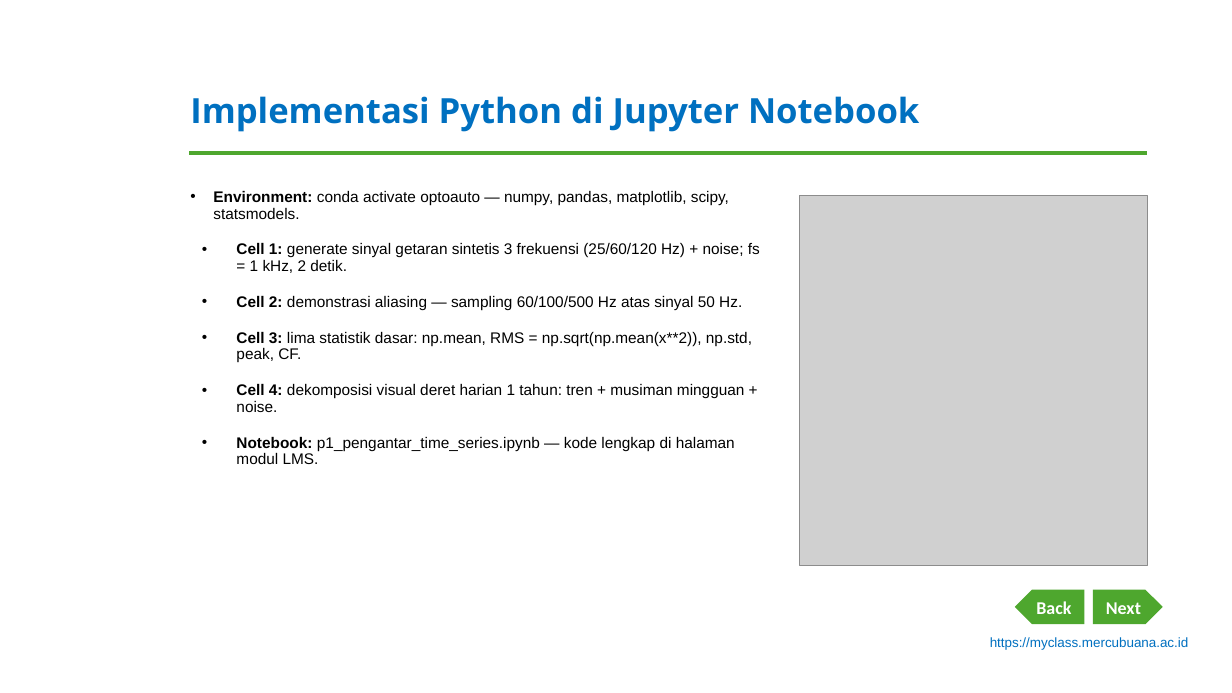
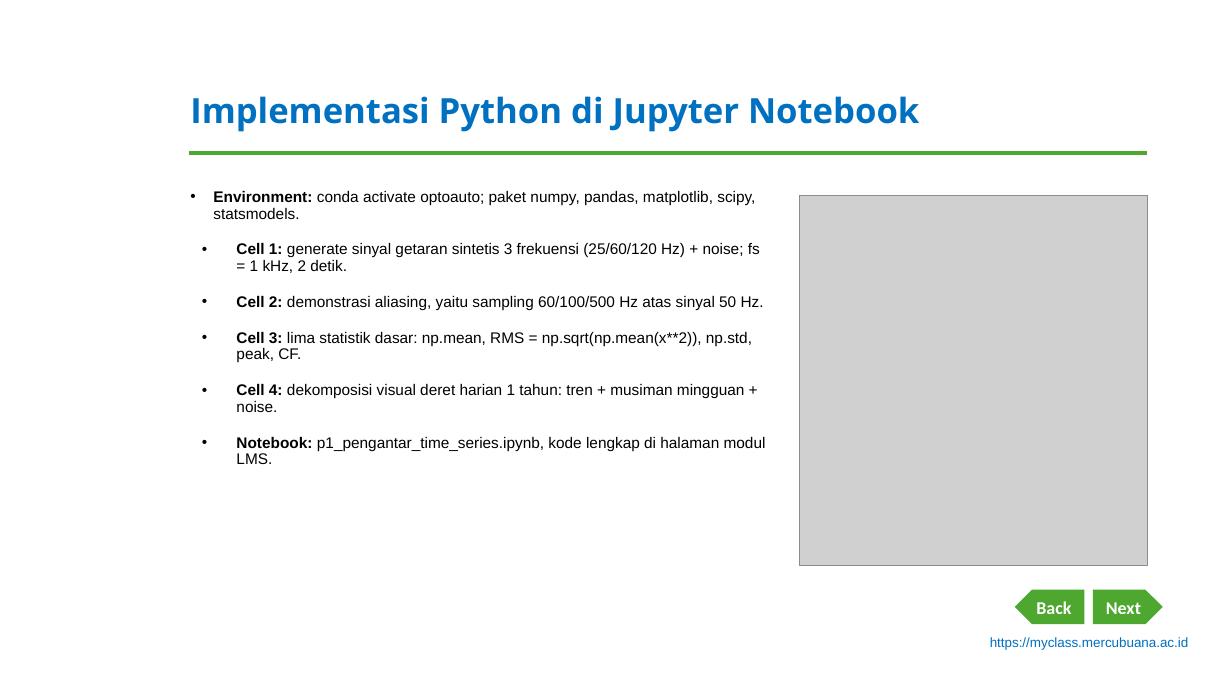
Before and after one commit to dedik-romahadi/Mechanical-Engineering-Courses, a slide deck: slide 9 of Optimalisasi-dan-Automasi/Modul-Word/Modul-1-Pengantar-Time-Series-Data.pptx. Drawn at 1232x693 pixels with LibreOffice and Linux fonts; fonts in the diff are those of the drawing; grey boxes stand for pictures; background and template pictures are left out. Boxes give left, top, right and bottom in pixels: in the first picture for what was removed or moved away, otherwise in the second. Text is boxed around its words. In the diff, an @@ line names an element or a change of style, - is before the commit and + after.

```diff
--- a/Optimalisasi-dan-Automasi/Modul-Word/Modul-1-Pengantar-Time-Series-Data.pptx
+++ b/Optimalisasi-dan-Automasi/Modul-Word/Modul-1-Pengantar-Time-Series-Data.pptx
@@ text at <box>213,191,755,219</box>: text changed @@
-• Environment: conda activate optoauto — numpy, pandas, matplotlib, scipy, statsmodels.
+• Environment: conda activate optoauto; paket numpy, pandas, matplotlib, scipy, statsmodels.
@@ text at <box>236,296,764,310</box>: text changed @@
-• Cell 2: demonstrasi aliasing — sampling 60/100/500 Hz atas sinyal 50 Hz.
+• Cell 2: demonstrasi aliasing, yaitu sampling 60/100/500 Hz atas sinyal 50 Hz.
@@ text at <box>236,437,766,464</box>: text changed @@
-• Notebook: p1_pengantar_time_series.ipynb — kode lengkap di halaman modul LMS.
+• Notebook: p1_pengantar_time_series.ipynb, kode lengkap di halaman modul LMS.
```
Also in this commit, not shown: 8 other slides changed, 1 other file.
